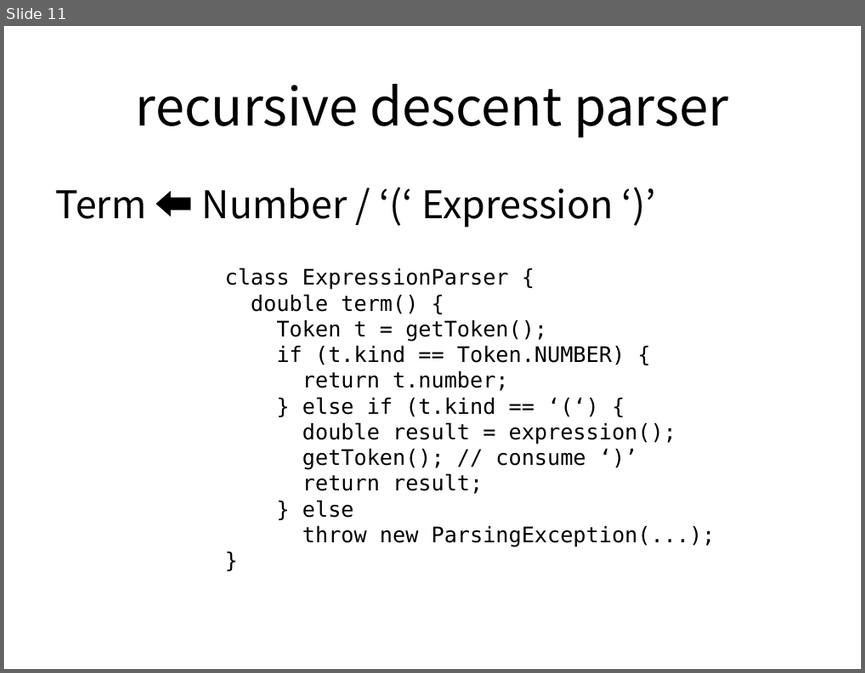
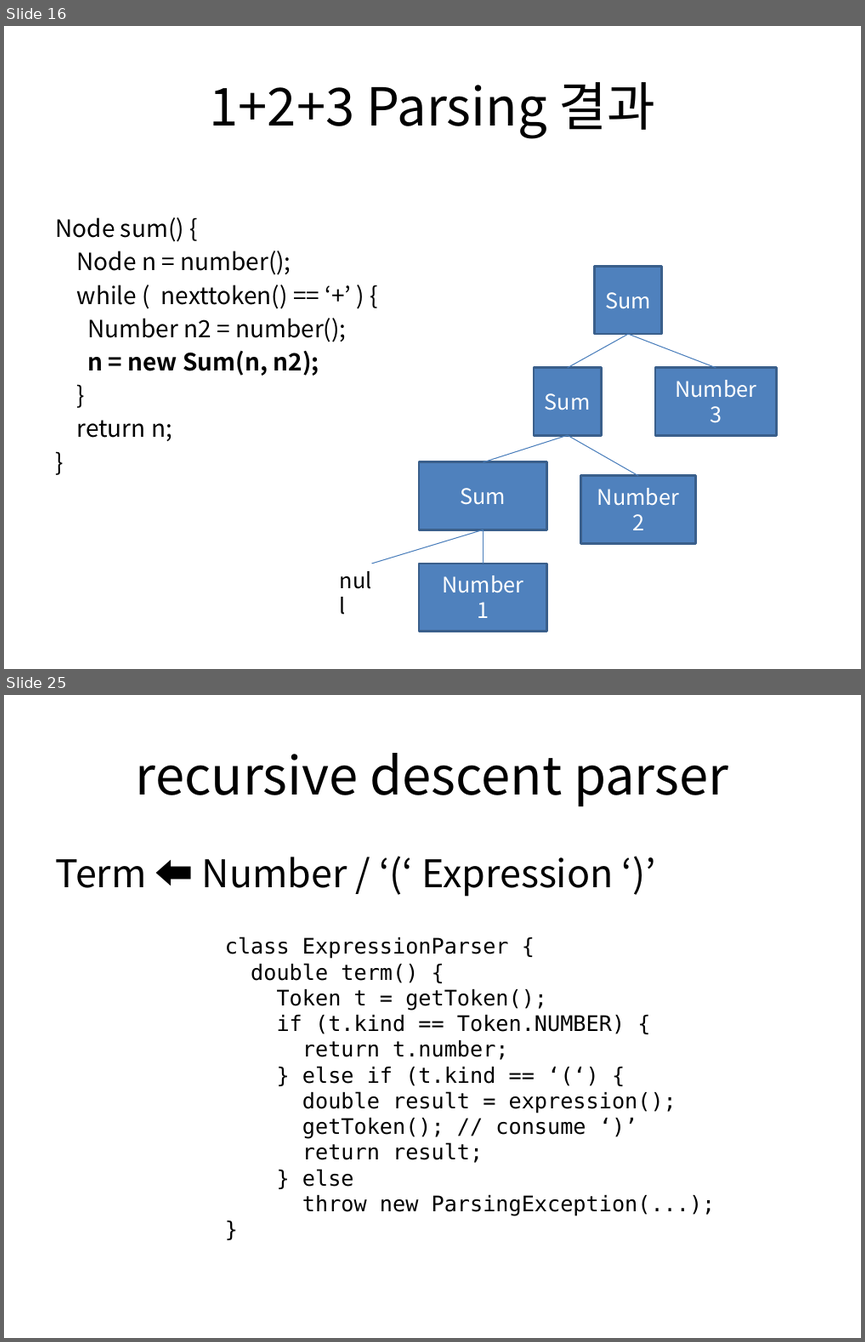
Before and after one commit to jooyunghan/parsing_basics, a slide deck: slides/Parsing 수식.pptx. Shown one above the other, each under a label of ours: slide 11 before the commit, slides 16 and 25 after it; the slides between them are not shown. The pictures are 865x673 and 865x1342 pixels, drawn with LibreOffice and Linux fonts; fonts in the diff are those of the drawing. Boxes give left, top, right and bottom in pixels: in the first picture for what was removed or moved away, otherwise in the second. Text is boxed around its words. In the diff, an @@ line names an element or a change of style, - is before the commit and + after.

Commit message:
parse 2-1
updated 'Parsing 수식'
and added new 'calc_java' sample

```diff
--- a/slides/Parsing 수식.pptx
+++ b/slides/Parsing 수식.pptx
@@ slide 16 added at [4,26,861,669], background #FFFFFF @@
@@ title added at [210,82,655,139], 44 pt, text #000000 @@
+1+2+3 Parsing 결과
@@ text added at [55,217,347,441], 20 pt, text #000000 @@
+Node sum() {
+Node n = number();
+while ( nexttoken() == ‘+’ ) {
+Number n2 = number();
+n = new Sum(n, n2);
+}
+return n;
+}
@@ rectangle added at [595,267,662,335], fill #4F81BD, outline #3A5F8C 2 pt, 18 pt, text #FFFFFF @@
+Sum
@@ line added from (567, 368) to (628, 334), #4B7EBC 0.75 pt @@
@@ line added from (716, 368) to (628, 334), #4B7EBC 0.75 pt @@
@@ rectangle added at [534,368,602,436], fill #4F81BD, outline #3A5F8C 2 pt, 18 pt, text #FFFFFF @@
+Sum
@@ rectangle added at [655,368,777,436], fill #4F81BD, outline #3A5F8C 2 pt, 18 pt, text #FFFFFF @@
+Number
+3
@@ line added from (483, 462) to (567, 435), #4B7EBC 0.75 pt @@
@@ line added from (638, 476) to (567, 435), #4B7EBC 0.75 pt @@
@@ rectangle added at [419,462,547,530], fill #4F81BD, outline #3A5F8C 2 pt, 18 pt, text #FFFFFF @@
+Sum
@@ rectangle added at [580,476,695,544], fill #4F81BD, outline #3A5F8C 2 pt, 18 pt, text #FFFFFF @@
+Number
+2
@@ line added from (483, 530) to (371, 563), #4B7EBC 0.75 pt @@
@@ line added from (483, 530) to (483, 563), #4B7EBC 0.75 pt @@
@@ text added at [331,562,385,596], 18 pt, text #000000 @@
+null
@@ rectangle added at [419,563,547,631], fill #4F81BD, outline #3A5F8C 2 pt, 18 pt, text #FFFFFF @@
+Number
+1
@@ what was slide 11 is now slide 25 @@
```
Also in this commit, not shown: 8 slides changed, 13 other slides added, 1 slide removed, 8 other files.
